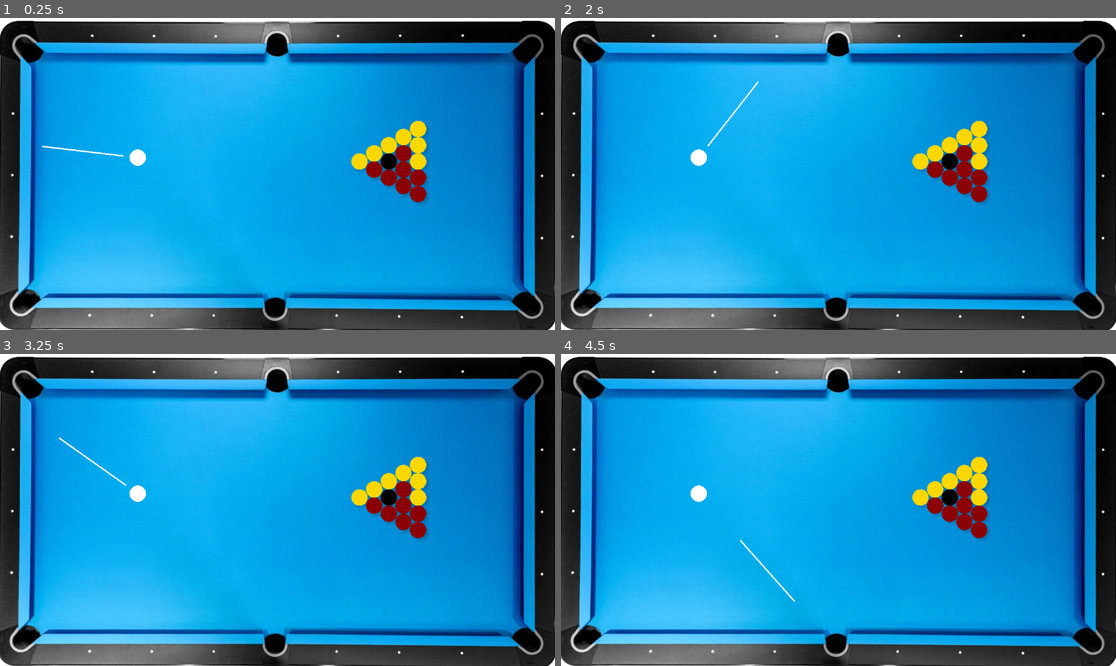
Above: before the commit, frames 1-4 (two rows, left to right).
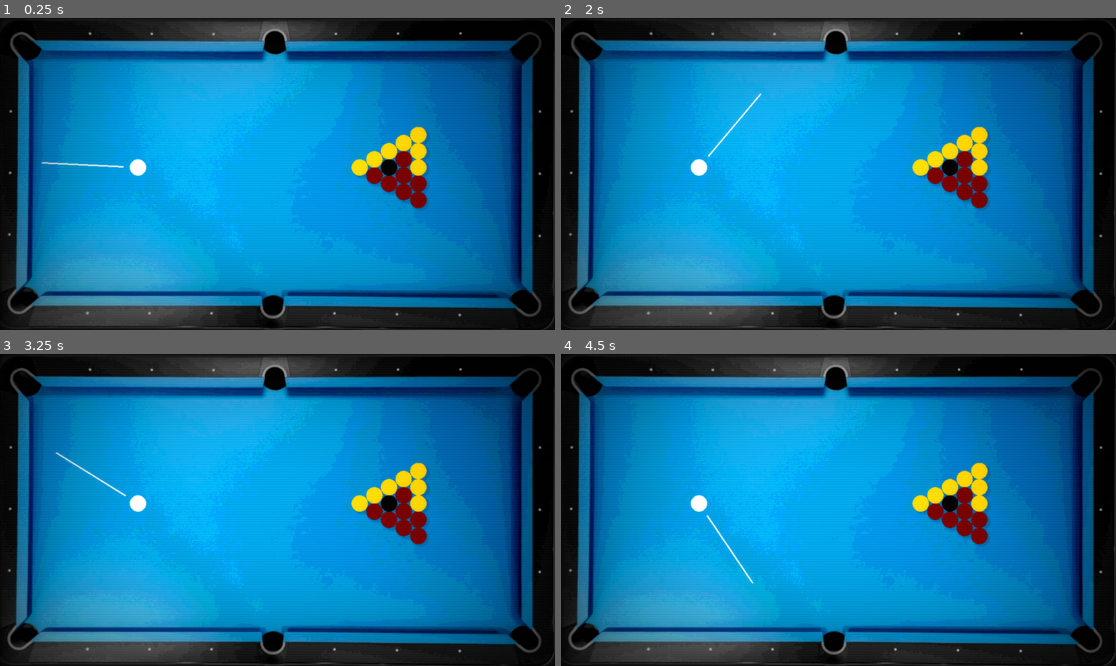
Above: after the commit, the same moments.

Repository: bakaraw/8_ball_pool
Game: Godot game, scene res://scenes/main/main.tscn
The game is run twice, just before and just after one commit, with the same random seed, the same clock (stepped at 60 frames per second) and the same inputs.
Inputs (mouse positions are in pixels of both pictures, inside the frame that each line leads up to):
- Up to frame 1 (0.25 s): no input
- Up to frame 2 (2 s): tap Enter at 0.5 s; move the mouse to (960, 158) at 0.52 s; click (960, 158) at 0.67 s; tap Space at 1.25 s; drag from (727, 189) to (583, 301) at 1.27 s
- Up to frame 3 (3.25 s): move the mouse to (333, 441) at 2.02 s; click (333, 441) at 2.17 s; tap Enter at 2.75 s; drag from (249, 572) to (271, 647) at 2.77 s
- Up to frame 4 (4.5 s): move the mouse to (1005, 556) at 3.52 s; click (1005, 556) at 3.67 s; tap Space at 4.25 s; drag from (672, 463) to (1088, 641) at 4.27 s

The runs differ from the first frame. In frame 1, 55% of the frame differs, in the area x 0-100%, y 0-100%; in frame 2, 55%; in frame 3, 55%; in frame 4, 55%.

Commit message:
shader and sprite adjustment

Diff:
--- a/commons/shaders/CRT/CRTShader.tscn
+++ b/commons/shaders/CRT/CRTShader.tscn
@@ -5,8 +5,8 @@
 
 [sub_resource type="ShaderMaterial" id="ShaderMaterial_jpah6"]
 shader = ExtResource("1_jpah6")
-shader_parameter/pixel_size = 0.3
-shader_parameter/scanline_intensity = 0.3
+shader_parameter/pixel_size = 1.0
+shader_parameter/scanline_intensity = 0.02000000095
 shader_parameter/vignette_intensity = 0.25
 shader_parameter/color_depth = 16.0
 shader_parameter/glow_strength = 0.15
--- a/commons/shapes/circle/circle.gd
+++ b/commons/shapes/circle/circle.gd
@@ -8,7 +8,7 @@
 @export var drop_shadow_on = false
 
 # Called every frame. 'delta' is the elapsed time since the previous frame.
-func _process(delta: float) -> void:
+func _process(_delta: float) -> void:
 	queue_redraw()
 
 func _draw():
--- a/entities/cue_ball/cue_ball.gd
+++ b/entities/cue_ball/cue_ball.gd
@@ -22,7 +22,7 @@
 	z_as_relative = false
 	lock_rotation = true
 
-func _physics_process(delta: float) -> void:
+func _physics_process(_delta: float) -> void:
 	if _is_cue_ball_moving():
 		cue_stick_visible = false
 		cue_stick_sprite.visible = false
--- a/entities/cue_ball/cue_ball_input.gd
+++ b/entities/cue_ball/cue_ball_input.gd
@@ -11,7 +11,7 @@
 var max_drag = 100.0
 
 
-func _process(delta: float) -> void:
+func _process(_delta: float) -> void:
 	if is_dragging:
 		print(drag_distance)
 		get_drag_distance()
--- a/entities/cue_ball/cue_stick.gd
+++ b/entities/cue_ball/cue_stick.gd
@@ -11,13 +11,13 @@
 	z_as_relative = false
 	y_sort_enabled = false
 
-func _process(delta: float) -> void:
+func _process(_delta: float) -> void:
 	queue_redraw()
 
 func _draw() -> void:
 	draw_cue_stick_placeholder(-cue_ball.direction)
 
-func draw_cue_stick_placeholder(direction: Vector2):
-	var start = direction * (30.0 + cue_stick_offset)
-	var end = direction * (200.0 + cue_stick_offset)
+func draw_cue_stick_placeholder(p_direction: Vector2):
+	var start = p_direction * (30.0 + cue_stick_offset)
+	var end = p_direction * (200.0 + cue_stick_offset)
 	draw_line(start, end, Color.WHITE, 3.0)
--- /dev/null
+++ b/scenes/main/lobby_ui.tscn
@@ -0,0 +1,63 @@
+[gd_scene format=3 uid="uid://cv46dbbfcam04"]
+
+[ext_resource type="Script" path="res://scenes/main/lobby_ui.gd" id="1_a2b3c"]
+
+[node name="LobbyUI" type="Control" unique_id=48427645]
+layout_mode = 3
+anchors_preset = 15
+anchor_right = 1.0
+anchor_bottom = 1.0
+grow_horizontal = 2
+grow_vertical = 2
+script = ExtResource("1_a2b3c")
+
+[node name="BackgroundColor" type="ColorRect" parent="." unique_id=1931578140]
+layout_mode = 1
+anchors_preset = 15
+anchor_right = 1.0
+anchor_bottom = 1.0
+grow_horizontal = 2
+grow_vertical = 2
+color = Color(0, 0, 0, 0.490196)
+
+[node name="VBoxContainer" type="VBoxContainer" parent="." unique_id=2032780527]
+layout_mode = 1
+anchors_preset = 8
+anchor_left = 0.5
+anchor_top = 0.5
+anchor_right = 0.5
+anchor_bottom = 0.5
+offset_left = -150.0
+offset_top = -100.0
+offset_right = 150.0
+offset_bottom = 100.0
+grow_horizontal = 2
+grow_vertical = 2
+theme_override_constants/separation = 20
+
+[node name="Title" type="Label" parent="VBoxContainer" unique_id=923908602]
+layout_mode = 2
+theme_override_font_sizes/font_size = 32
+text = "POOL MULTIPLAYER"
+horizontal_alignment = 1
+
+[node name="RoomCodeInput" type="LineEdit" parent="VBoxContainer" unique_id=261024381]
+layout_mode = 2
+placeholder_text = "Enter IP or Room Code (default 127.0.0.1)"
+alignment = 1
+
+[node name="HostButton" type="Button" parent="VBoxContainer" unique_id=602230066]
+layout_mode = 2
+text = "HOST GAME"
+
+[node name="JoinButton" type="Button" parent="VBoxContainer" unique_id=1824963923]
+layout_mode = 2
+text = "JOIN GAME"
+
+[node name="StatusLabel" type="Label" parent="VBoxContainer" unique_id=839041263]
+layout_mode = 2
+text = "Waiting..."
+horizontal_alignment = 1
+
+[connection signal="pressed" from="VBoxContainer/HostButton" to="." method="_on_host_pressed"]
+[connection signal="pressed" from="VBoxContainer/JoinButton" to="." method="_on_join_pressed"]
--- a/scenes/main/main.gd
+++ b/scenes/main/main.gd
@@ -7,5 +7,5 @@
 
 
 # Called every frame. 'delta' is the elapsed time since the previous frame.
-func _process(delta: float) -> void:
+func _process(_delta: float) -> void:
 	pass
--- a/scenes/main/main.tscn
+++ b/scenes/main/main.tscn
@@ -10,12 +10,11 @@
 script = ExtResource("1_k2fmo")
 
 [node name="CrtShader" parent="." unique_id=1474878067 instance=ExtResource("2_6q06x")]
-visible = false
 
 [node name="CueBall" parent="." unique_id=572589105 instance=ExtResource("1_iuonh")]
-position = Vector2(286, 290)
+position = Vector2(286, 310)
 
 [node name="BallSpawner" parent="." unique_id=424850098 instance=ExtResource("3_k2fmo")]
-position = Vector2(765, 298)
+position = Vector2(765, 310)
 
 [node name="PoolTable" parent="." unique_id=2077793357 instance=ExtResource("2_l3cfh")]
--- a/scenes/main/pool_table.tscn
+++ b/scenes/main/pool_table.tscn
@@ -1,6 +1,6 @@
 [gd_scene format=3 uid="uid://vmemxeplkwwl"]
 
-[ext_resource type="Texture2D" uid="uid://dwnwsoqjq88lx" path="res://assets/sprites/pool_table_sprite.jpg" id="1_243pq"]
+[ext_resource type="Texture2D" uid="uid://b8j4yuekpr8nc" path="res://assets/sprites/pool_table_sprite.png" id="1_243pq"]
 [ext_resource type="Script" uid="uid://xjtmnsh5l22m" path="res://scenes/main/pool_table.gd" id="1_l0ned"]
 [ext_resource type="PackedScene" uid="uid://btwx8u40pyvmi" path="res://entities/pocket/pocket.tscn" id="2_juvbm"]
 
@@ -8,54 +8,60 @@
 script = ExtResource("1_l0ned")
 
 [node name="Sprite2D" type="Sprite2D" parent="." unique_id=1981323415]
-position = Vector2(582.00507, 341.99997)
+position = Vector2(577, 337)
 scale = Vector2(0.74000007, 0.73999995)
 texture = ExtResource("1_243pq")
 
 [node name="Edge1" type="StaticBody2D" parent="." unique_id=163763369]
 
 [node name="CollisionPolygon2D" type="CollisionPolygon2D" parent="Edge1" unique_id=1560250991]
+position = Vector2(-3, -5)
 polygon = PackedVector2Array(95, 73, 71, 51, 71, -382, 551, -377, 551, -10, 554, 56, 550, 74)
 
 [node name="Edge2" type="StaticBody2D" parent="." unique_id=1575354790]
 
 [node name="CollisionPolygon2D" type="CollisionPolygon2D" parent="Edge2" unique_id=306459438]
+position = Vector2(-4, -5)
 polygon = PackedVector2Array(599, 73, 595, 52, 596, -383, 1095, -383, 1082, 52, 1058, 73)
 
 [node name="Edge3" type="StaticBody2D" parent="." unique_id=1277806621]
 
 [node name="CollisionPolygon2D" type="CollisionPolygon2D" parent="Edge3" unique_id=1915993163]
+position = Vector2(-5, -4)
 polygon = PackedVector2Array(1087, 104, 1111, 79, 1674, 80, 1674, 581, 1111, 580, 1087, 556)
 
 [node name="Edge4" type="StaticBody2D" parent="." unique_id=797237464]
 
 [node name="CollisionPolygon2D" type="CollisionPolygon2D" parent="Edge4" unique_id=325740394]
+position = Vector2(-4, -5)
 polygon = PackedVector2Array(1056, 586, 1081, 607, 1081, 1056, 600, 1057, 592, 602, 594, 582)
 
 [node name="Edge5" type="StaticBody2D" parent="." unique_id=725489612]
 
 [node name="Polygon2D" type="CollisionPolygon2D" parent="Edge5" unique_id=321855736]
+position = Vector2(-4, -4)
 polygon = PackedVector2Array(547, 581, 550, 604, 551, 1059, 62, 1061, 64, 602, 90, 581)
 
 [node name="StaticBody2D" type="StaticBody2D" parent="." unique_id=1568707755]
 
 [node name="CollisionPolygon2D" type="CollisionPolygon2D" parent="StaticBody2D" unique_id=2052729450]
+position = Vector2(-5, -6)
 polygon = PackedVector2Array(65, 102, 62, 550, 39, 574, -706, 577, -699, 105, 44, 79)
 
 [node name="Pocket1" parent="." unique_id=1784638614 instance=ExtResource("2_juvbm")]
-position = Vector2(51, 590)
+position = Vector2(54, 580)
 
 [node name="Pocket2" parent="." unique_id=1096659203 instance=ExtResource("2_juvbm")]
-position = Vector2(570, 609)
+position = Vector2(567, 597)
 
 [node name="Pocket3" parent="." unique_id=2053842121 instance=ExtResource("2_juvbm")]
-position = Vector2(1096, 597)
+position = Vector2(1087, 586)
 
 [node name="Pocket4" parent="." unique_id=1951162702 instance=ExtResource("2_juvbm")]
-position = Vector2(1097, 64)
+position = Vector2(1086, 64)
 
 [node name="Pocket5" parent="." unique_id=1386241731 instance=ExtResource("2_juvbm")]
-position = Vector2(574, 47)
+position = Vector2(572, 50)
 
 [node name="Pocket6" parent="." unique_id=619608057 instance=ExtResource("2_juvbm")]
 position = Vector2(57, 63)
Binary file removed: assets/sprites/pool_table_sprite.jpg
Binary file added: assets/sprites/pool_table_sprite.png
Not shown, changed: assets/sprites/pool_table_sprite.png.import
